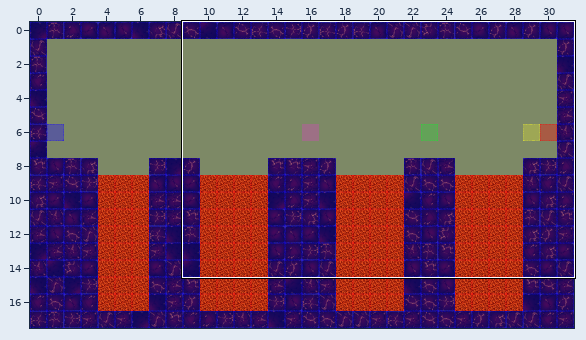
Two states of a Tiled map, Spellington/src/res/map/mapDungeon14.tmx. The picture above shows the old version from afar; the outline marks the close-up.
Close-up. The starting point:
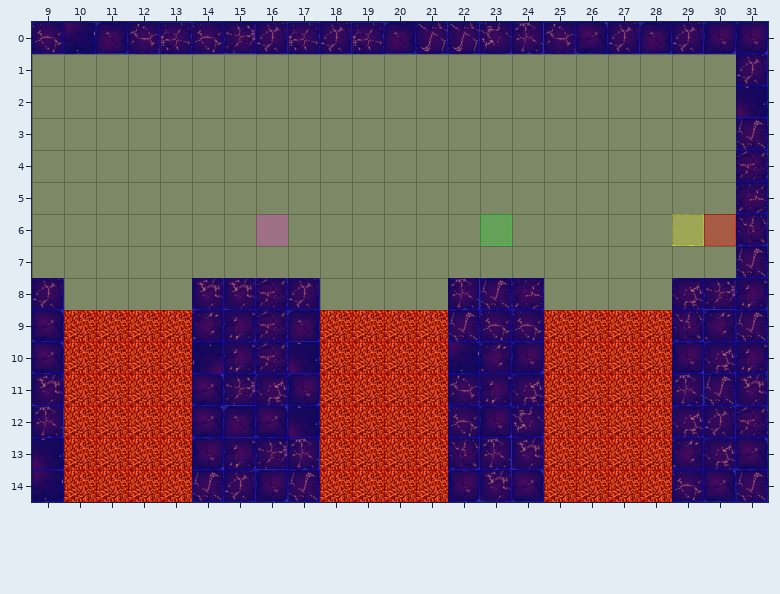
Cells are 50x50 px. Shown: x 9..31, y 0..14.
The result:
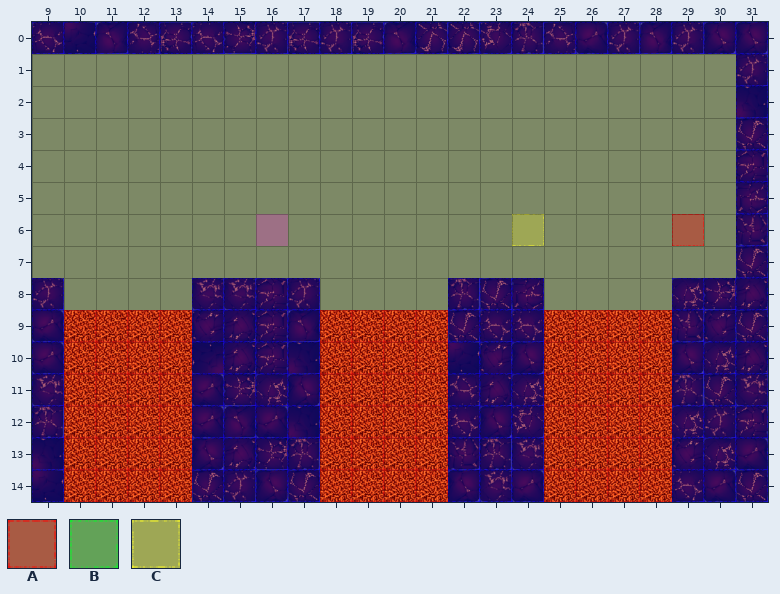
Key: from "collisionTile": A 0, B 1, C 4.
_ is an empty cell.
See-through tiles are keyed as they look on the map.
Edits made:
Layer "event":
y 6: x 23..24 B_ -> _C; x 29..30 CA -> A_
Changed places in both close-ups, as pixel boxes (x1, y1, x2, y2):
changed: (480, 214, 544, 246)
changed: (672, 214, 736, 246)
